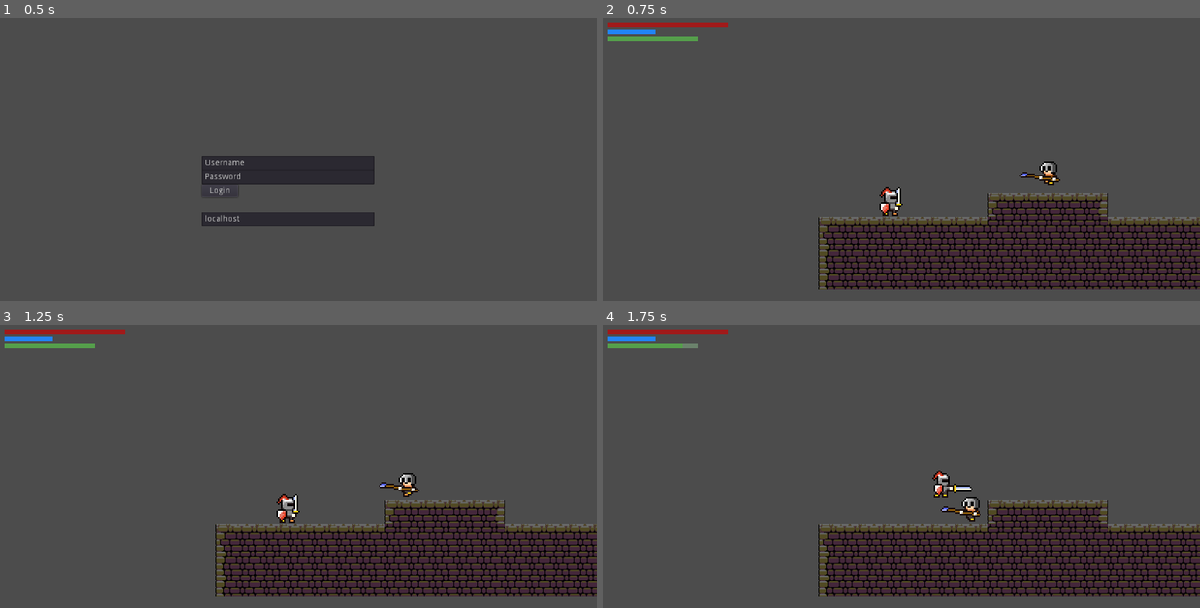
Above: before the commit, frames 1-4 (two rows, left to right).
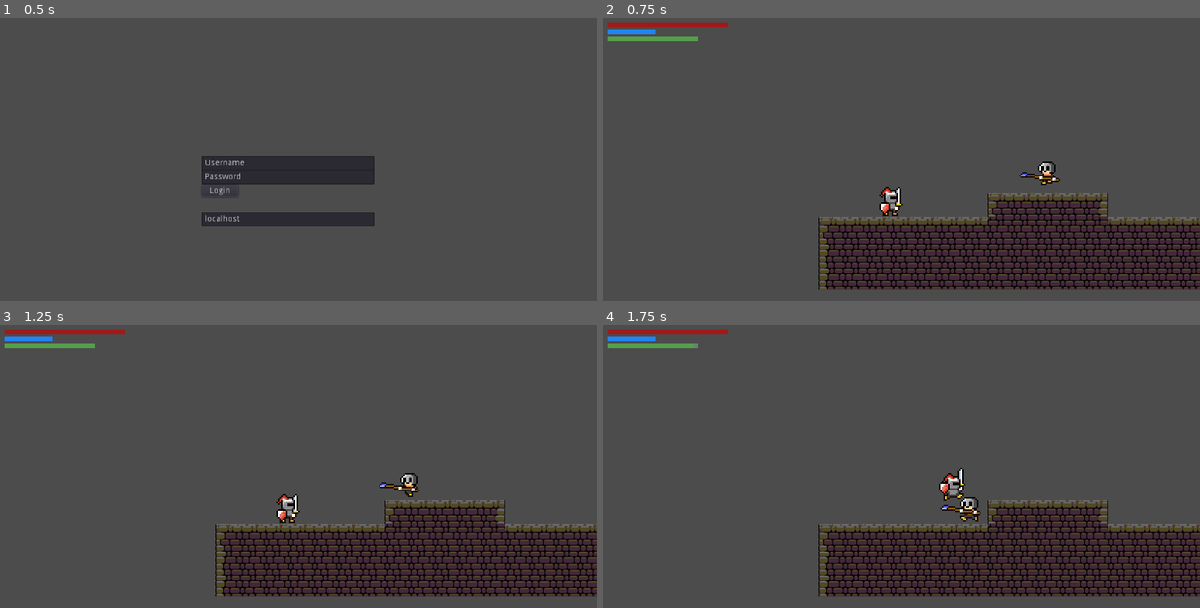
Above: after the commit, the same moments.

Repository: dim35/CEN3031-Project
Game: Godot game, scene res://screens/login_screen/login_screen.tscn
Two runs of this game, one before a commit and one after it. Both use one fixed random seed, a clock stepped at 60 frames per second and the inputs below.
Inputs:
- Up to frame 1 (0.5 s): no input
- Up to frame 2 (0.75 s): click "Login" at 0.5 s
- Up to frame 3 (1.25 s): no input
- Up to frame 4 (1.75 s): hold D (move_right) from 1.28 s (still down); hold X (attack) from 1.28 s (still down); tap Up (jump) at 1.52, 1.55 s

Frame 1 is identical in both runs. In frame 2, 0.1% of the frame differs, in the area x 72-77%, y 50-60%; in frame 3, 0.1%; in frame 4, 0.7%, in the area x 13-64%, y 6-70%.

Commit message:
Minor fixes

Diff:
--- a/entity_scenes/Mob.tscn
+++ b/entity_scenes/Mob.tscn
@@ -20,6 +20,7 @@
 
 [node name="Mob" instance=ExtResource( 1 )]
 
+collision_layer = 2
 script = ExtResource( 2 )
 _sections_unfolded = [ "Collision", "Material", "Pause", "Pickable", "Transform", "Visibility", "Z Index", "collision" ]
 
@@ -28,6 +29,7 @@
 scale = Vector2( 2, 2 )
 frames = SubResource( 1 )
 animation = "walking"
+frame = 2
 playing = true
 offset = Vector2( 5, 0 )
 flip_h = true
--- a/entity_scenes/Player.gd
+++ b/entity_scenes/Player.gd
@@ -58,9 +58,9 @@
 			stamina = max(stamina - STAMINA_JUMP_DEPLETION, 0)
 
 	# Player is attacking
-	if Input.is_action_pressed("attack"):
-		update_state("attacking")
-		stamina = max(stamina - STAMINA_ATTACK_DEPLETION, 0)
+#	if Input.is_action_pressed("attack"):
+#		update_state("attacking")
+#		stamina = max(stamina - STAMINA_ATTACK_DEPLETION, 0)
 
 	# Player is walking
 	elif velocity.x != 0 and is_on_floor():
--- a/entity_scenes/Player.tscn
+++ b/entity_scenes/Player.tscn
@@ -1,18 +1,18 @@
 [gd_scene load_steps=17 format=2]
 
 [ext_resource path="res://entity_scenes/Player.gd" type="Script" id=1]
-[ext_resource path="res://assets/animation_sprites/idle-1.png" type="Texture" id=2]
-[ext_resource path="res://assets/animation_sprites/idle-0.png" type="Texture" id=3]
-[ext_resource path="res://assets/animation_sprites/attacking-0.png" type="Texture" id=4]
-[ext_resource path="res://assets/animation_sprites/attacking-1.png" type="Texture" id=5]
-[ext_resource path="res://assets/animation_sprites/attacking-2.png" type="Texture" id=6]
-[ext_resource path="res://assets/animation_sprites/walking-0.png" type="Texture" id=7]
-[ext_resource path="res://assets/animation_sprites/walking-1.png" type="Texture" id=8]
-[ext_resource path="res://assets/animation_sprites/walking-2.png" type="Texture" id=9]
-[ext_resource path="res://assets/animation_sprites/walking-3.png" type="Texture" id=10]
-[ext_resource path="res://assets/animation_sprites/walking-4.png" type="Texture" id=11]
-[ext_resource path="res://assets/animation_sprites/walking-5.png" type="Texture" id=12]
-[ext_resource path="res://assets/animation_sprites/knight-jump-0.png" type="Texture" id=13]
+[ext_resource path="res://assets/animation_sprites/attacking-0.png" type="Texture" id=2]
+[ext_resource path="res://assets/animation_sprites/attacking-1.png" type="Texture" id=3]
+[ext_resource path="res://assets/animation_sprites/attacking-2.png" type="Texture" id=4]
+[ext_resource path="res://assets/animation_sprites/walking-0.png" type="Texture" id=5]
+[ext_resource path="res://assets/animation_sprites/walking-1.png" type="Texture" id=6]
+[ext_resource path="res://assets/animation_sprites/walking-2.png" type="Texture" id=7]
+[ext_resource path="res://assets/animation_sprites/walking-3.png" type="Texture" id=8]
+[ext_resource path="res://assets/animation_sprites/walking-4.png" type="Texture" id=9]
+[ext_resource path="res://assets/animation_sprites/walking-5.png" type="Texture" id=10]
+[ext_resource path="res://assets/animation_sprites/knight-jump-0.png" type="Texture" id=11]
+[ext_resource path="res://assets/animation_sprites/idle-1.png" type="Texture" id=12]
+[ext_resource path="res://assets/animation_sprites/idle-0.png" type="Texture" id=13]
 
 [sub_resource type="CapsuleShape2D" id=1]
 
@@ -24,24 +24,24 @@
 [sub_resource type="SpriteFrames" id=2]
 
 animations = [ {
-"frames": [ ExtResource( 2 ), ExtResource( 3 ) ],
-"loop": true,
-"name": "idle",
-"speed": 5.0
-}, {
-"frames": [ ExtResource( 4 ), ExtResource( 5 ), ExtResource( 6 ) ],
+"frames": [ ExtResource( 2 ), ExtResource( 3 ), ExtResource( 4 ) ],
 "loop": true,
 "name": "attacking",
 "speed": 6.0
 }, {
-"frames": [ ExtResource( 7 ), ExtResource( 8 ), ExtResource( 9 ), ExtResource( 10 ), ExtResource( 11 ), ExtResource( 12 ) ],
+"frames": [ ExtResource( 5 ), ExtResource( 6 ), ExtResource( 7 ), ExtResource( 8 ), ExtResource( 9 ), ExtResource( 10 ) ],
 "loop": true,
 "name": "walking",
 "speed": 8.0
 }, {
-"frames": [ ExtResource( 13 ) ],
+"frames": [ ExtResource( 11 ) ],
 "loop": true,
 "name": "falling",
+"speed": 5.0
+}, {
+"frames": [ ExtResource( 12 ), ExtResource( 13 ) ],
+"loop": true,
+"name": "idle",
 "speed": 5.0
 } ]
 
@@ -51,7 +51,7 @@
 radius = 8.11261
 height = 1.83669
 
-[node name="Player" type="KinematicBody2D"]
+[node name="Player" type="KinematicBody2D" index="0"]
 
 position = Vector2( 864, 128 )
 scale = Vector2( 2, 2 )
